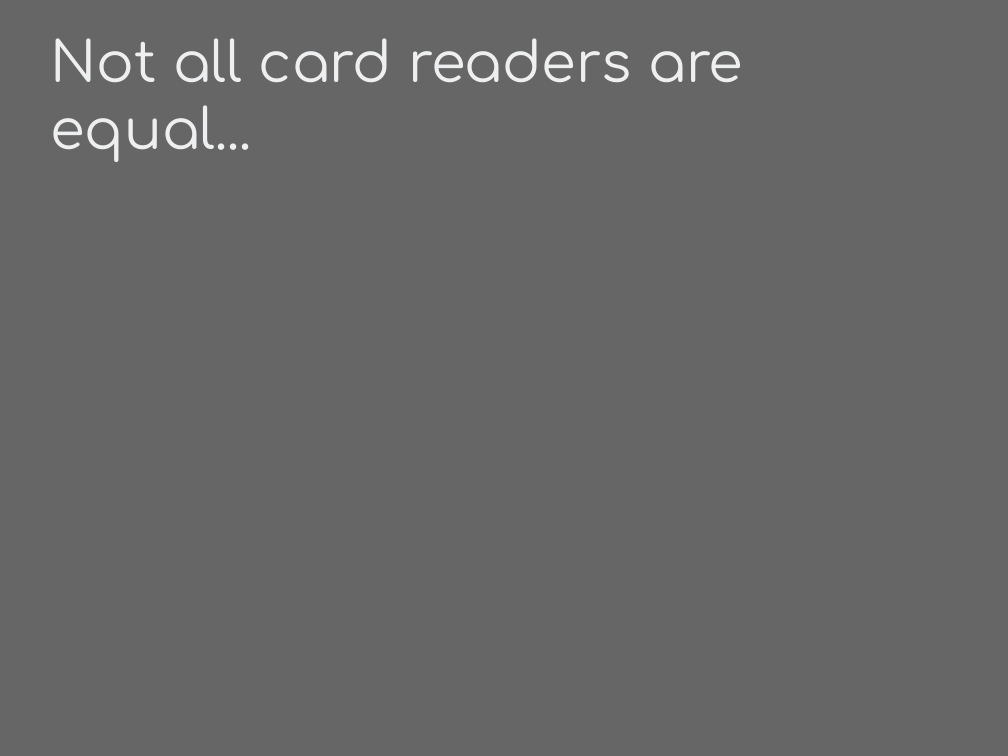
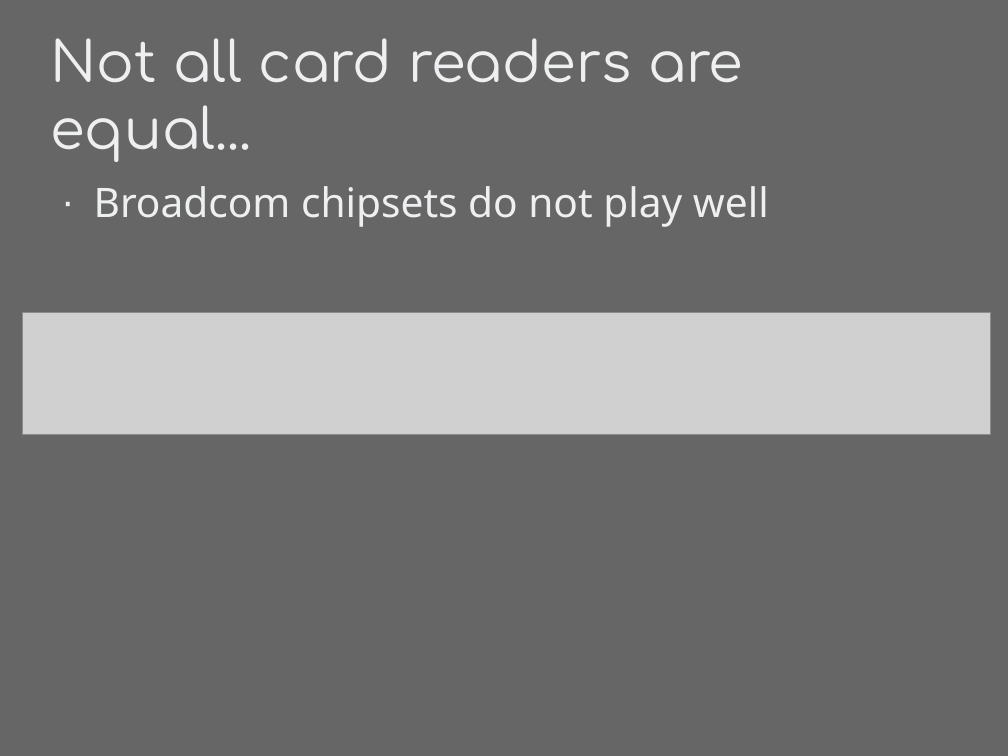
Before and after one commit to phyushin/Breaking_Badge, a slide deck: slide 7 of presentation/sle4442.odp (slide 6 before the commit). Drawn at 1008x756 pixels with LibreOffice and Linux fonts; fonts in the diff are those of the drawing; grey boxes stand for pictures. Boxes give left, top, right and bottom in pixels: in the first picture for what was removed or moved away, otherwise in the second. Text is boxed around its words. In the diff, an @@ line names an element or a change of style, - is before the commit and + after.

```diff
--- a/presentation/sle4442.odp
+++ b/presentation/sle4442.odp
@@ text added at (94,186,769,227), 32 pt, text #EEEFF0 @@
+· Broadcom chipsets do not play well
@@ picture added at (23,312,991,434) @@
```
Also in this commit, not shown: 5 other slides changed, 8 slides added, 7 slides removed.
